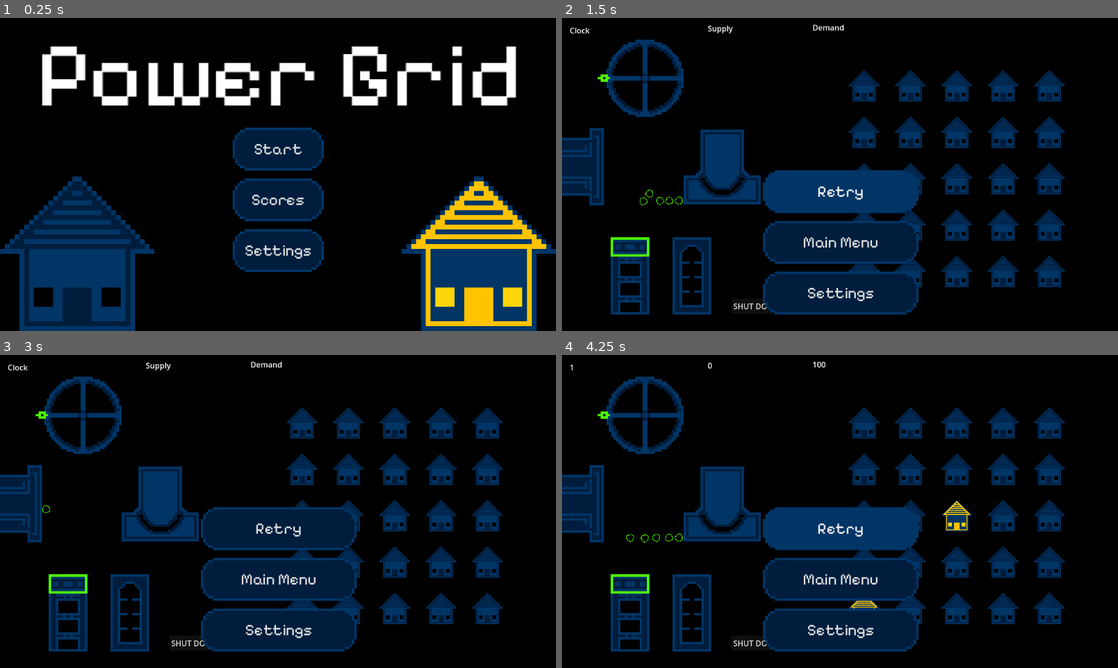
Above: before the commit, frames 1-4 (two rows, left to right).
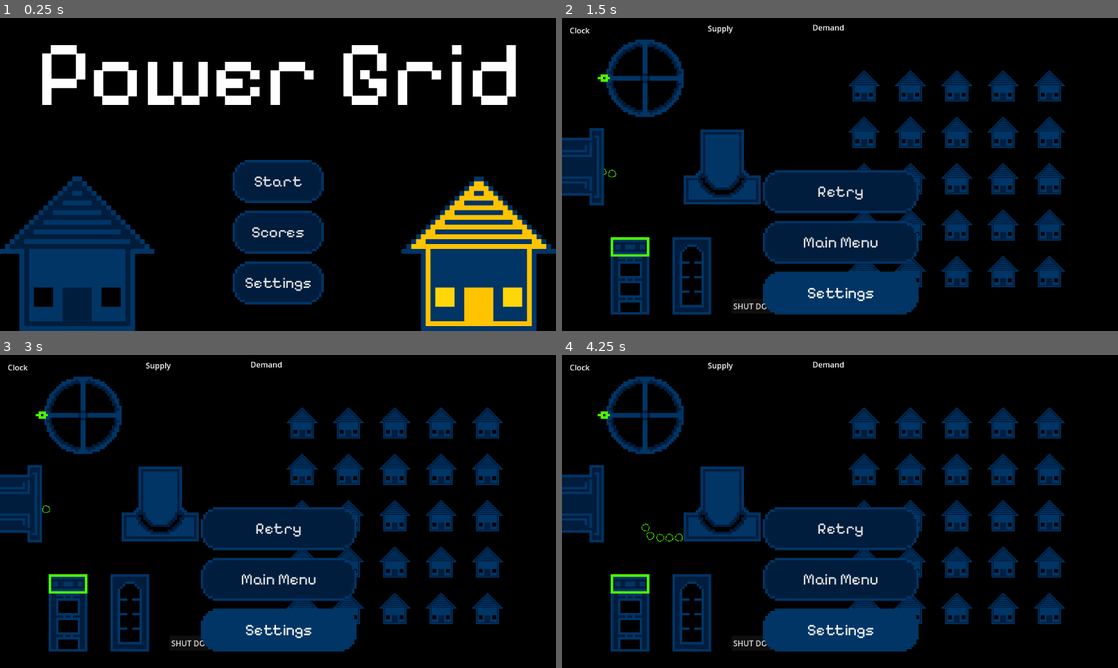
Above: after the commit, the same moments.

Repository: CWmain/BigModeGameJam2025
Game: Godot game, scene res://Levels/main_menu.tscn
Two runs of this game, one before a commit and one after it. Both use one fixed random seed, a clock stepped at 60 frames per second and the inputs below.
Inputs:
- Up to frame 1 (0.25 s): no input
- Up to frame 2 (1.5 s): click "Start" at 0.5 s; click "Retry" at 1.25 s
- Up to frame 3 (3 s): click "Main Menu" at 2 s; click "Start" at 2.75 s
- Up to frame 4 (4.25 s): click "Retry" at 3.5 s

The runs differ from the first frame. In frame 1, 8.5% of the frame differs, in the area x 7-93%, y 8-92%; in frame 2, 6.4%; in frame 3, 3.1%; in frame 4, 6.8%.

Commit message:
Have retry button reload the scnece

Diff:
--- a/Levels/main_menu.tscn
+++ b/Levels/main_menu.tscn
@@ -13,9 +13,8 @@
 offset_top = 1.0
 offset_right = 576.0
 offset_bottom = 117.0
-scale = Vector2(2, 2)
 theme = ExtResource("1_0i5ir")
-theme_override_font_sizes/font_size = 96
+theme_override_font_sizes/font_size = 192
 text = "Power Grid"
 
 [node name="MenuOptions" type="Control" parent="."]
@@ -27,9 +26,9 @@
 [node name="VBoxContainer" type="VBoxContainer" parent="MenuOptions"]
 layout_mode = 0
 offset_left = 482.0
-offset_top = 227.0
+offset_top = 294.0
 offset_right = 671.0
-offset_bottom = 421.0
+offset_bottom = 593.0
 theme = ExtResource("1_0i5ir")
 theme_override_constants/separation = 16
 
--- a/UI/GameOver/game_over_screen.gd
+++ b/UI/GameOver/game_over_screen.gd
@@ -13,3 +13,7 @@
 
 func _on_main_menu_pressed():
 	get_tree().change_scene_to_file("res://Levels/main_menu.tscn")
+
+
+func _on_retry_pressed():
+	get_tree().reload_current_scene()
--- a/UI/GameOver/game_over_screen.tscn
+++ b/UI/GameOver/game_over_screen.tscn
@@ -35,4 +35,5 @@
 layout_mode = 2
 text = "Settings"
 
+[connection signal="pressed" from="MenuItems/Retry" to="." method="_on_retry_pressed"]
 [connection signal="pressed" from="MenuItems/MainMenu" to="." method="_on_main_menu_pressed"]
--- a/project.godot
+++ b/project.godot
@@ -18,6 +18,8 @@
 [display]
 
 window/stretch/mode="viewport"
+window/stretch/aspect="ignore"
+window/stretch/scale_mode="integer"
 
 [input]
 
